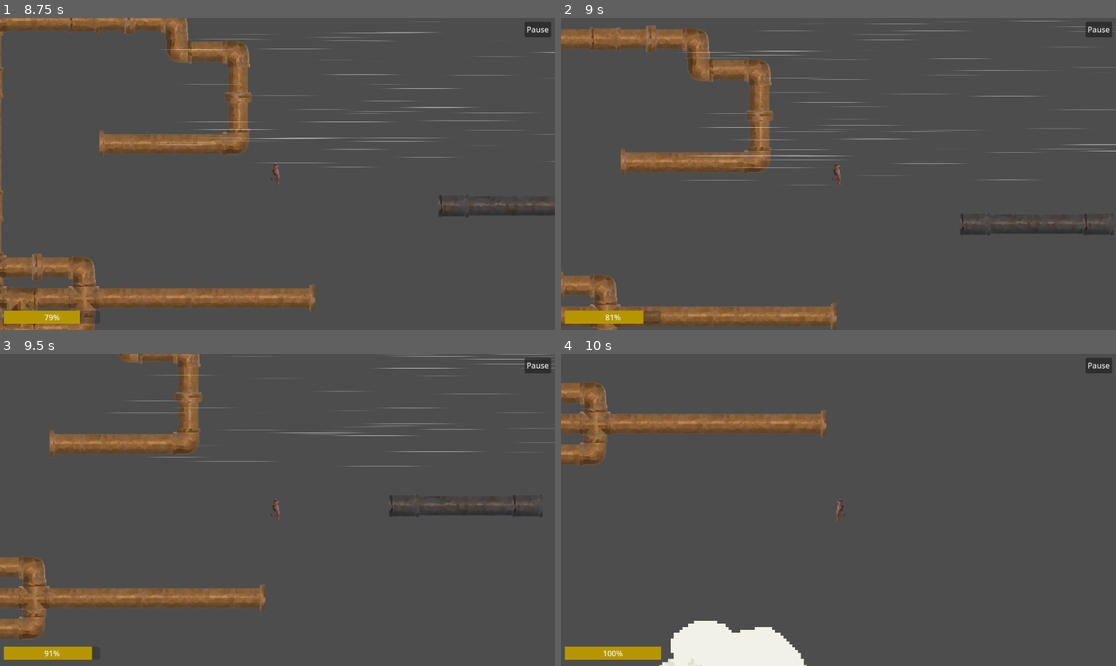
Above: before the commit, frames 1-4 (two rows, left to right).
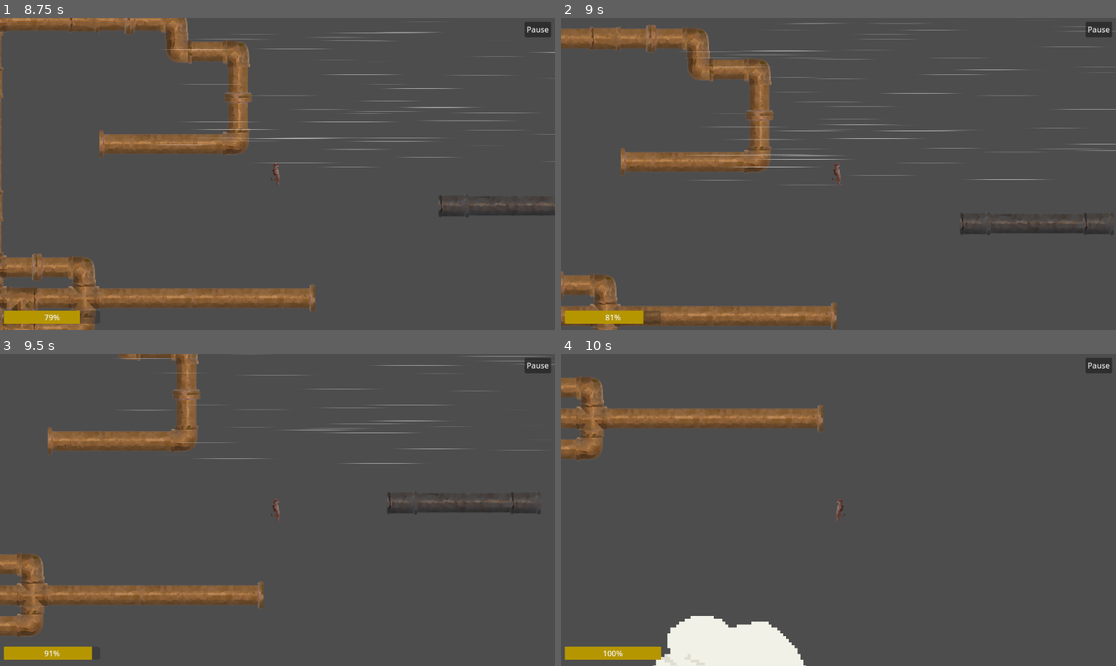
Above: after the commit, the same moments.

Repository: Doozitron9000/wind-game
Game: Godot game, scene res://levels/test_level.tscn
The game is run twice, just before and just after one commit, with the same random seed, the same clock (stepped at 60 frames per second) and the same inputs.
Inputs (mouse positions are in pixels of both pictures, inside the frame that each line leads up to):
- Up to frame 1 (8.75 s): move the mouse to (399, 158) at 0.52 s; hold Right (right) 0.53-2.03 s; tap Space (jump) at 0.6, 0.77, 1.07, 1.52, 1.55, 1.82, 2.3, 2.85, 3.02, 3.32, 3.77, 3.8, 4.07, 4.52, 4.55, 4.82, 5.1, 6.02, 6.05, 6.32, 6.77, 6.8, 7.07, 7.35, 7.52, 7.82, 8.3 s; move the mouse to (166, 189) at 1.27 s; tap Shift (sprint) at 1.35, 5.85 s; move the mouse to (333, 105) at 2.02 s; press the mouse at (333, 105) at 2.03 s; hold A (left) 2.03-2.78 s; move the mouse to (249, 236) at 2.77 s; release the mouse at (249, 236) at 2.78 s; hold Right (right) 2.78-4.28 s; move the mouse to (444, 220) at 3.52 s; hold Shift (sprint) 3.53-4.28 s; move the mouse to (111, 127) at 4.27 s; hold A (left) 4.28-5.03 s; click (111, 127) at 4.35 s; move the mouse to (305, 174) at 5.02 s; hold Right (right) 5.03-5.78 s; move the mouse to (194, 96) at 5.77 s; hold A (left) 5.78-7.28 s; move the mouse to (399, 158) at 6.52 s; press the mouse at (399, 158) at 6.53 s; move the mouse to (166, 189) at 7.27 s; release the mouse at (166, 189) at 7.28 s; hold Right (right) from 7.28 s (still down); move the mouse to (333, 105) at 8.02 s; hold Shift (sprint) from 8.03 s (still down)
- Up to frame 2 (9 s): keep holding Right (right); move the mouse to (810, 236) at 8.77 s; release Shift (sprint) at 8.78 s; click (810, 236) at 8.85 s
- Up to frame 3 (9.5 s): keep holding Right (right); tap Space (jump) at 9.02, 9.05, 9.32 s
- Up to frame 4 (10 s): move the mouse to (1005, 556) at 9.52 s; release Right (right) at 9.53 s; hold A (left) from 9.53 s (still down); tap Space (jump) at 9.6, 9.77 s

Frame 1 is identical in both runs. In frame 2, 1.6% of the frame differs, in the area x 0-100%, y 0-100%; in frame 3, 5.1%, in the area x 0-100%, y 0-92%; in frame 4, 4.3%.

Commit message:
Added wind magnification and redirection.
The umbrella calculate an extra wind portion
based on how aligned it is with the wind. It
then redirects this to face the way it is pointing
before adding it to the rest of the wind. Any
wind in the y direction is applied if and only
if the player is already airborne..... the player
cannot be accelerated by the wind if they are already
matching its speed. This may make the umbrella less
fun as it quite limits how much it can move you up.
We may want to make wind y forces also apply when
you are grounded but we need to be wary here since
they lift the player of teh ground disabling
movement intermitently even when exceeded by
gravity.

Diff:
--- a/environment/scripts/wind_zone.gd
+++ b/environment/scripts/wind_zone.gd
@@ -80,6 +80,8 @@
 	# calculate wind strength here since it is relatively expensive
 	# and so we want to avoid doing it every frame
 	body.wind_strength = total.length()
+	# also calculate the new wind direction
+	body.wind_direction = total.normalized()
 
 ## gets the bounding box of the wind zone
 func get_global_bounds() -> Rect2:
--- a/player/scripts/player.gd
+++ b/player/scripts/player.gd
@@ -36,6 +36,9 @@
 var winds : Dictionary = {}
 # the total wind force currently applying to this object
 var total_wind : Vector2 = Vector2.ZERO
+# a var to track the normalised wind direction. using a var here spares us
+# having to calculate this every frame
+var wind_direction : Vector2
 # the strength of the currently applied wind
 var wind_strength : float = 0.0
 
@@ -91,10 +94,23 @@
 	# we should also make a var to track how quickly we should
 	# change speed this tick and default it to the standard acceleration
 	var speed_change : float = ACCELERATION
+	# we should use a var to track our effective wind
+	var effective_wind = total_wind
+	# if the umbrella is open we should check if it amplifies and redirects
+	# the wind at all
+	if umbrella_open:
+		var umbrella_dir = Vector2.DOWN.rotated(umbrella.global_rotation)
+		var alignment = umbrella_dir.dot(wind_direction)
+		# if the umbrella and wind align the wind should be amplified
+		if alignment > 0:
+			# get how much extra wind we should have
+			var extra_wind_strength = alignment * umbrella_strength * wind_strength
+			# this extra wind should be redirected by the umbrella
+			effective_wind += extra_wind_strength*umbrella_dir
 	# if we are on the floor we can move as normal
 	if is_on_floor():
 		# if we are on the floor we add a reduced total wind to ourselves
-		move_target += total_wind * TRACTION
+		move_target += effective_wind * TRACTION
 		# so our move target is just our speed * our input direction
 		move_target.x += input_dir * current_speed
 		# play the run animation or idle if not moving
@@ -126,7 +142,7 @@
 				effective_gravity *= grav_scalar
 				effective_terminal_velocity *= tv_scalar
 		# if we are in the air the full wind force should act on us
-		move_target += total_wind
+		move_target += effective_wind
 		# next apply gravity accounting for wall slide
 		# if we are pushing against a wall we should slide not fall.
 		# this should only apply if we are moving down tho otherwise
@@ -140,8 +156,23 @@
 				# play the wall slide animation
 				anim_graph.wall_sliding()
 		else:
-			velocity.y += effective_gravity * delta
+			# added wind y to effective gravity multiplied by its accel
+			# here wind is acting as a force not a target but i believe it should
+			# feel right if we mult my accel since our wind force is essentially
+			# magnitude*accel when used as a target i think.....?
+			# we need to make sure wind doesn't apply if we are matching or
+			# exceeding it but we can't clamp as that will neuter jumping
+			var updraft = effective_wind.y*WIND_ACCEL * delta;
+			# this here clamps upward wind forces such that they don't apply
+			# if the player is already moving at them............ this may make
+			# the umbrella less fun so may be worth disabling when it is active
+			if velocity.y <= effective_wind.y and updraft < 0:
+				updraft = 0.0
+			velocity.y += effective_gravity * delta + updraft
 			# clamp y velocity at terminal velocity
+			# NOTE at the moment a downward wind still can't make you
+			# fall faster than terminal velocity. I've not implmented
+			# this as i think it is exceedingly unlikely to come up
 			velocity.y = min(velocity.y, effective_terminal_velocity)
 
 			anim_graph.airborne(velocity)
@@ -201,8 +232,8 @@
 
 	# if we are moving in the same direction as the wind we should also
 	# have the wind spped added to our speed change
-	if total_wind.dot(move_target) > 0:
-			speed_change += wind_strength * WIND_ACCEL
+	if effective_wind.dot(move_target) > 0:
+			speed_change += abs(effective_wind.x) * WIND_ACCEL
 
 	# accelerate towards our move target then apply the character's movement
 	velocity.x = velocity.move_toward(move_target, delta*speed_change).x
